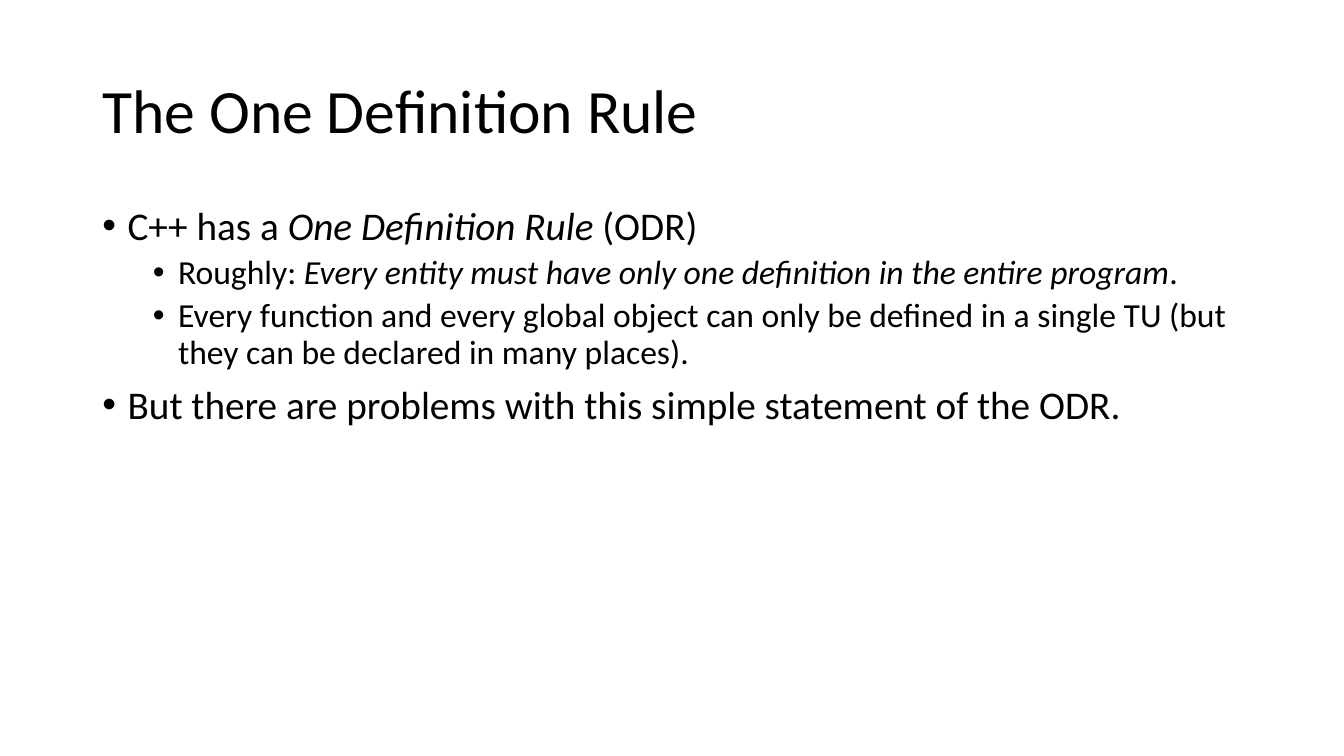
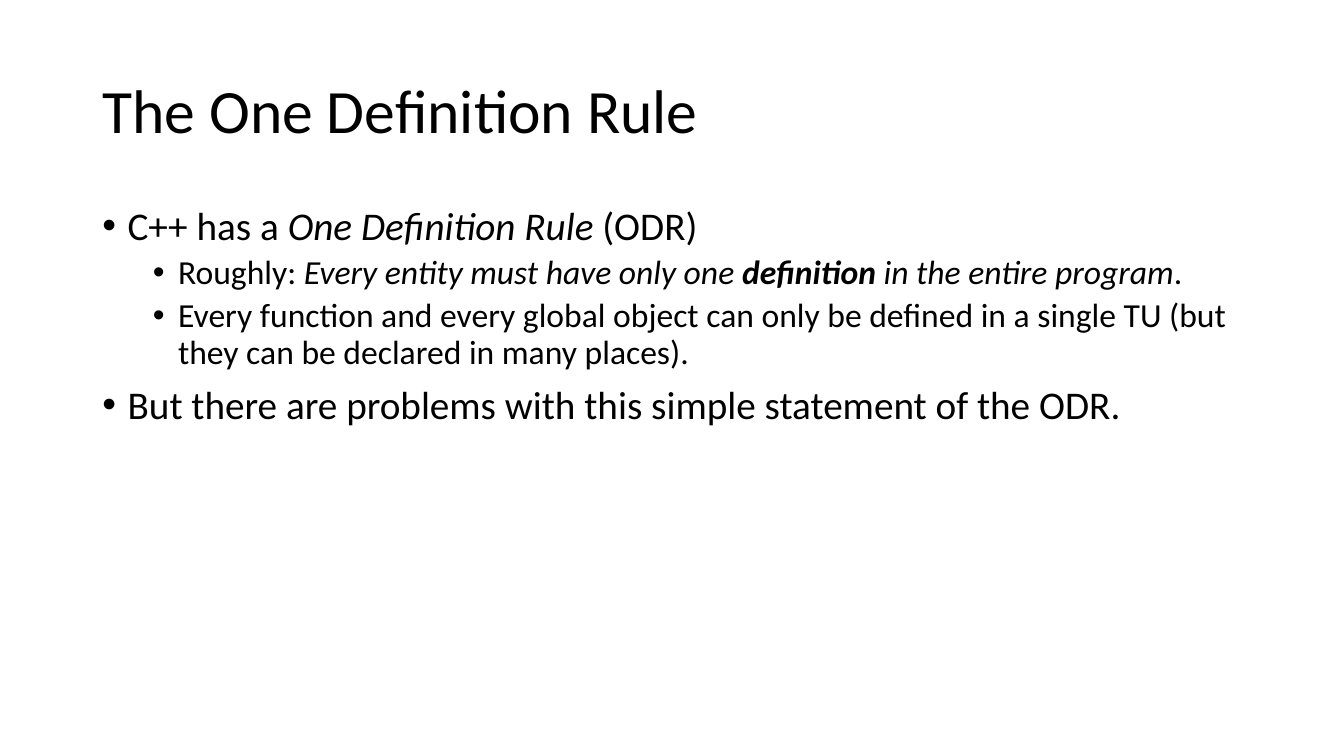
Before and after one commit to pchapin/cpp, a slide deck: slide 7 of Presentations/Modules.pptx. Drawn at 1344x756 pixels with LibreOffice and Linux fonts; fonts in the diff are those of the drawing. Boxes give left, top, right and bottom in pixels: in the first picture for what was removed or moved away, otherwise in the second. Text is boxed around its words. In the diff, an @@ line names an element or a change of style, - is before the commit and + after.

```diff
--- a/Presentations/Modules.pptx
+++ b/Presentations/Modules.pptx
@@ text at [178,260,1182,290]: bold on in "definition" @@
```
Also in this commit, not shown: 9 other slides changed, 11 slides added.
